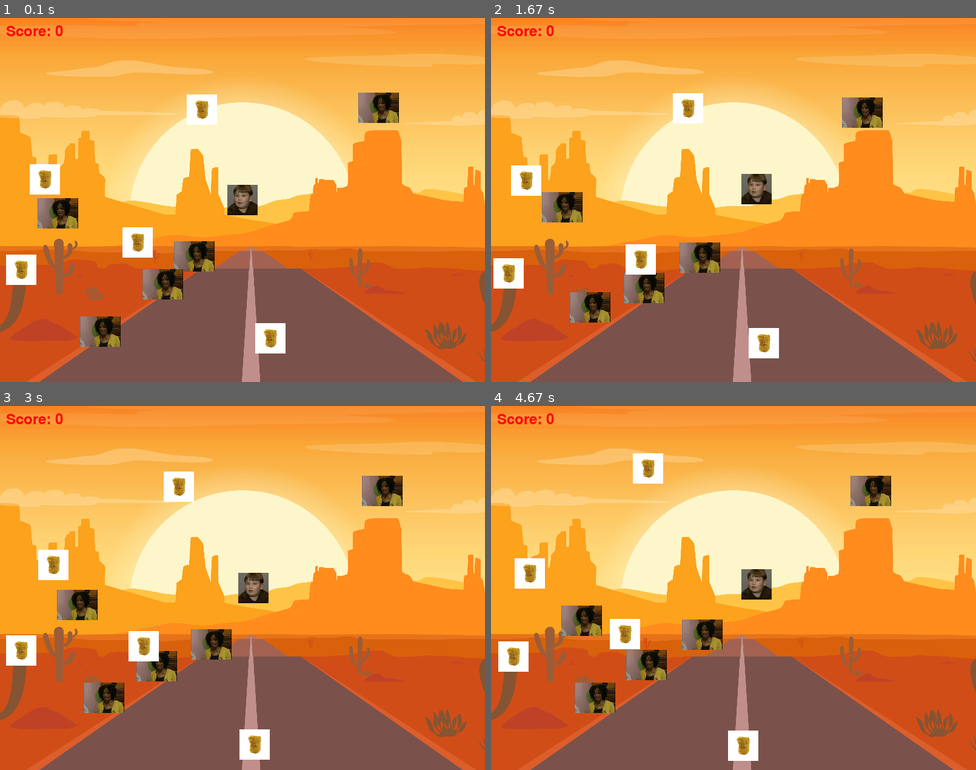
Above: before the commit, frames 1-4 (two rows, left to right).
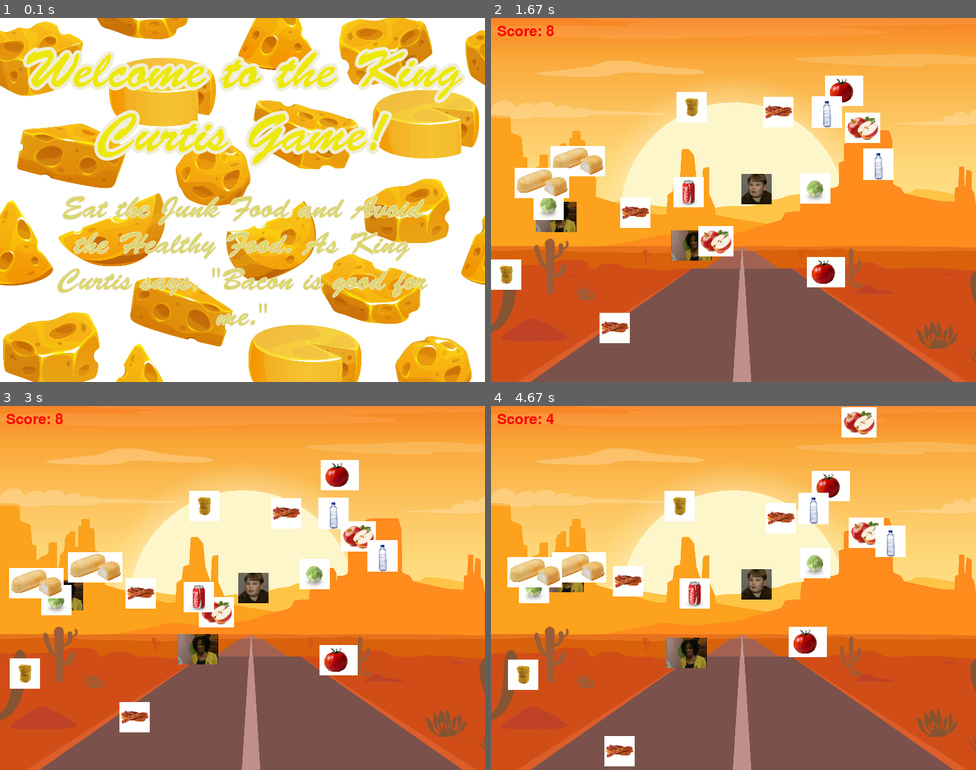
Above: after the commit, the same moments.

Repository: tessathompson0/PyGameAssignment
Game: pygame game, started from main.py
The game is run twice, just before and just after one commit, with the same random seed, the same clock (stepped at 60 frames per second) and the same inputs.
Inputs (mouse positions are in pixels of both pictures, inside the frame that each line leads up to):
- Up to frame 1 (0.1 s): no input
- Up to frame 2 (1.67 s): click (733, 200) at 0.38 s; hold D 0.67-1.13 s; hold W 1.17-1.47 s; hold D from 1.5 s (still down)
- Up to frame 3 (3 s): release D at 1.97 s; hold A 2-2.53 s; hold S 2.57-2.87 s; hold A from 2.9 s (still down)
- Up to frame 4 (4.67 s): release A at 3.3 s; hold W 3.33-3.7 s; hold D 3.73-4.37 s; hold S from 4.4 s (still down)

The runs differ from the first frame. In frame 1, 95% of the frame differs, in the area x 0-100%, y 0-100%; in frame 2, 13%; in frame 3, 15%; in frame 4, 15%.

Commit message:
added welcome message and win/lose message

Diff:
--- a/enemy.py
+++ b/enemy.py
@@ -1,11 +1,14 @@
 import pygame
 import random
+
+#mom from wife swap sprite
 class Enemy(pygame.sprite.Sprite):
     #load sprite
     def __init__(self):
         super().__init__()
         self.image = pygame.image.load("Enemy.png").convert_alpha()
         self.rect = self.image.get_rect()
+        #keep sprite in screen
         self.rect.x = random.randrange(800 - self.rect.width)
         self.rect.y = random.randrange(600 - self.rect.height)
         self.speed = 2
@@ -13,14 +16,17 @@
     def update(self):
         self.rect.x += random.choice([-1, 0, 1]) * self.speed
         self.rect.y += random.choice([-1, 0, 1]) * self.speed
+        #keep sprite in screen
         self.rect.x = max(0, min(800 - self.rect.width, self.rect.x))
         self.rect.y = max(0, min(600 - self.rect.height, self.rect.y))
+#chicken nugget sprite
 class goodEnemy(pygame.sprite.Sprite):
     def __init__(self):
         #load sprite
         super().__init__()
         self.image = pygame.image.load("ChickenNugget.png").convert_alpha()
         self.rect = self.image.get_rect()
+        #keep sprite in screen
         self.rect.x = random.randrange(800 - self.rect.width)
         self.rect.y = random.randrange(600 - self.rect.height)
         self.speed = 2
@@ -28,5 +34,132 @@
     def update(self):
         self.rect.x += random.choice([-1, 0, 1]) * self.speed
         self.rect.y += random.choice([-1, 0, 1]) * self.speed
+        #keep sprite in screen
         self.rect.x = max(0, min(800 - self.rect.width, self.rect.x))
         self.rect.y = max(0, min(600 - self.rect.height, self.rect.y))
+#Bacon Sprite
+class goodEnemy2(pygame.sprite.Sprite):
+    def __init__(self):
+        #load sprite
+        super().__init__()
+        self.image = pygame.image.load("Bacon.png").convert_alpha()
+        self.rect = self.image.get_rect()
+        #keep sprite in screen
+        self.rect.x = random.randrange(800 - self.rect.width)
+        self.rect.y = random.randrange(600 - self.rect.height)
+        self.speed = 2
+    #make sprite move randomly
+    def update(self):
+        self.rect.x += random.choice([-1, 0, 1]) * self.speed
+        self.rect.y += random.choice([-1, 0, 1]) * self.speed
+        #keep sprite in screen
+        self.rect.x = max(0, min(800 - self.rect.width, self.rect.x))
+        self.rect.y = max(0, min(600 - self.rect.height, self.rect.y))
+#Soda Sprite
+class goodEnemy3(pygame.sprite.Sprite):
+    def __init__(self):
+        #load sprite
+        super().__init__()
+        self.image = pygame.image.load("Soda.png").convert_alpha()
+        self.rect = self.image.get_rect()
+        #keep sprite in screen
+        self.rect.x = random.randrange(800 - self.rect.width)
+        self.rect.y = random.randrange(600 - self.rect.height)
+        self.speed = 2
+    #make sprite move randomly
+    def update(self):
+        self.rect.x += random.choice([-1, 0, 1]) * self.speed
+        self.rect.y += random.choice([-1, 0, 1]) * self.speed
+        #keep sprite in screen
+        self.rect.x = max(0, min(800 - self.rect.width, self.rect.x))
+        self.rect.y = max(0, min(600 - self.rect.height, self.rect.y))
+#twinkie sprite
+class goodEnemy4(pygame.sprite.Sprite):
+    def __init__(self):
+        #load sprite
+        super().__init__()
+        self.image = pygame.image.load("Twinkie.png").convert_alpha()
+        self.rect = self.image.get_rect()
+        #keep sprite in screen
+        self.rect.x = random.randrange(800 - self.rect.width)
+        self.rect.y = random.randrange(600 - self.rect.height)
+        self.speed = 2
+    #make sprite move randomly
+    def update(self):
+        self.rect.x += random.choice([-1, 0, 1]) * self.speed
+        self.rect.y += random.choice([-1, 0, 1]) * self.speed
+        #keep sprite in screen
+        self.rect.x = max(0, min(800 - self.rect.width, self.rect.x))
+        self.rect.y = max(0, min(600 - self.rect.height, self.rect.y))
+#Fruit sprite
+class Enemy2(pygame.sprite.Sprite):
+    def __init__(self):
+        #load sprite
+        super().__init__()
+        self.image = pygame.image.load("Fruit.png").convert_alpha()
+        self.rect = self.image.get_rect()
+        #keep sprite in screen
+        self.rect.x = random.randrange(800 - self.rect.width)
+        self.rect.y = random.randrange(600 - self.rect.height)
+        self.speed = 2
+    #make sprite move randomly
+    def update(self):
+        self.rect.x += random.choice([-1, 0, 1]) * self.speed
+        self.rect.y += random.choice([-1, 0, 1]) * self.speed
+        #keep sprite in screen
+        self.rect.x = max(0, min(800 - self.rect.width, self.rect.x))
+        self.rect.y = max(0, min(600 - self.rect.height, self.rect.y))
+#Lettuce sprite
+class Enemy3(pygame.sprite.Sprite):
+    def __init__(self):
+        #load sprite
+        super().__init__()
+        self.image = pygame.image.load("Lettuce.png").convert_alpha()
+        self.rect = self.image.get_rect()
+        #keep sprite in screen
+        self.rect.x = random.randrange(800 - self.rect.width)
+        self.rect.y = random.randrange(600 - self.rect.height)
+        self.speed = 2
+    #make sprite move randomly
+    def update(self):
+        self.rect.x += random.choice([-1, 0, 1]) * self.speed
+        self.rect.y += random.choice([-1, 0, 1]) * self.speed
+        #keep sprite in screen
+        self.rect.x = max(0, min(800 - self.rect.width, self.rect.x))
+        self.rect.y = max(0, min(600 - self.rect.height, self.rect.y))
+#tomato sprite
+class Enemy4(pygame.sprite.Sprite):
+    def __init__(self):
+        #load sprite
+        super().__init__()
+        self.image = pygame.image.load("Tomato.png").convert_alpha()
+        self.rect = self.image.get_rect()
+        #keep sprite in screen
+        self.rect.x = random.randrange(800 - self.rect.width)
+        self.rect.y = random.randrange(600 - self.rect.height)
+        self.speed = 2
+    #make sprite move randomly
+    def update(self):
+        self.rect.x += random.choice([-1, 0, 1]) * self.speed
+        self.rect.y += random.choice([-1, 0, 1]) * self.speed
+        #keep sprite in screen
+        self.rect.x = max(0, min(800 - self.rect.width, self.rect.x))
+        self.rect.y = max(0, min(600 - self.rect.height, self.rect.y))
+#water sprite
+class Enemy5(pygame.sprite.Sprite):
+    def __init__(self):
+        #load sprite
+        super().__init__()
+        self.image = pygame.image.load("Water.png").convert_alpha()
+        self.rect = self.image.get_rect()
+        #keep sprite in screen
+        self.rect.x = random.randrange(800 - self.rect.width)
+        self.rect.y = random.randrange(600 - self.rect.height)
+        self.speed = 2
+    #make sprite move randomly
+    def update(self):
+        self.rect.x += random.choice([-1, 0, 1]) * self.speed
+        self.rect.y += random.choice([-1, 0, 1]) * self.speed
+        #keep sprite in screen
+        self.rect.x = max(0, min(800 - self.rect.width, self.rect.x))
+        self.rect.y = max(0, min(600 - self.rect.height, self.rect.y))
--- a/main.py
+++ b/main.py
@@ -2,10 +2,18 @@
 #10.18.23
 #King Curtis Game
 
+#import stuff
 import pygame
 from player import Player
 from enemy import Enemy
 from enemy import goodEnemy
+from enemy import Enemy2
+from enemy import Enemy3
+from enemy import Enemy4
+from enemy import Enemy5
+from enemy import goodEnemy2
+from enemy import goodEnemy3
+from enemy import goodEnemy4
 
 pygame.init()
 
@@ -21,26 +29,71 @@
 #make sprite groups
 all_sprites = pygame.sprite.Group()
 enemies = pygame.sprite.Group()
+enemies2 = pygame.sprite.Group()
+enemies3 = pygame.sprite.Group()
+enemies4 = pygame.sprite.Group()
+enemies5 = pygame.sprite.Group()
 goodEnemies = pygame.sprite.Group()
+goodEnemies2 = pygame.sprite.Group()
+goodEnemies3 = pygame.sprite.Group()
+goodEnemies4 = pygame.sprite.Group()
 
 player = Player()
 all_sprites.add(player)
 
-#add multiple enemies
-for i in range(5):
+#spawn sprites
+for i in range(2):
     enemy = Enemy()
     all_sprites.add(enemy)
     enemies.add(enemy)
-for i in range(5):
+for i in range(2):
     goodenemy = goodEnemy()
     all_sprites.add(goodenemy)
     goodEnemies.add(goodenemy)
+for i in range(2):
+    enemy2 = Enemy2()
+    all_sprites.add(enemy2)
+    enemies2.add(enemy2)
+for i in range(2):
+    enemy3 = Enemy3()
+    all_sprites.add(enemy3)
+    enemies3.add(enemy3)
+for i in range(2):
+    enemy4 = Enemy4()
+    all_sprites.add(enemy4)
+    enemies4.add(enemy4)
+for i in range(2):
+    enemy5 = Enemy5()
+    all_sprites.add(enemy5)
+    enemies5.add(enemy5)
+for i in range(2):
+    goodenemy2 = goodEnemy2()
+    all_sprites.add(goodenemy2)
+    goodEnemies2.add(goodenemy2)
+for i in range(2):
+    goodenemy3 = goodEnemy3()
+    all_sprites.add(goodenemy3)
+    goodEnemies2.add(goodenemy3)
+for i in range(2):
+    goodenemy4 = goodEnemy4()
+    all_sprites.add(goodenemy4)
+    goodEnemies4.add(goodenemy4)
 
 #start a score system
 score = 0
 
 #make background a png image
 background = pygame.image.load("Background.png").convert()
+#make background if you win
+youWin = pygame.image.load("YouWin.png").convert()
+#make background if you lose
+youLose = pygame.image.load("YouLose.png").convert()
+#make welcome message load
+welcomeMessage = pygame.image.load("WelcomeMessage.png").convert()
+
+#game start/end variables
+game_started = False
+game_over = False
 
 #keep running until x button is pushed
 running = True
@@ -49,29 +102,125 @@
         #if person presses x
         if event.type == pygame.QUIT:
             running = False
-    #make background appear
-    screen.blit(background, (0,0))
-    all_sprites.update()
-    hits = pygame.sprite.spritecollide(player, enemies, True)
-    #gain and lose points with enemies
-    for enemy in hits:
-        score -= 1
-        new_enemy = Enemy()
-        all_sprites.add(new_enemy)
-        enemies.add(new_enemy)
-    hits2 = pygame.sprite.spritecollide(player, goodEnemies, True)
-    for goodenemy in hits2:
-        score += 1
-        new_goodEnemy = goodEnemy()
-        all_sprites.add(new_goodEnemy)
-        enemies.add(new_goodEnemy)
-    #make sprites show up on screen
-    all_sprites.draw(screen)
-    #show points scored
-    font = pygame.font.Font(None, 36)
-    score_text = font.render("Score: {}".format(score),True,(255, 0, 0))
-    screen.blit(score_text, (10, 10))
+        #starts game if background is pressed
+        elif event.type == pygame.MOUSEBUTTONDOWN and not game_started:
+            game_started = True
+        #welcome message stays until button is clicked
+    if not game_started:
+        screen.blit(welcomeMessage, (0,0))
+    else:
+        #make background appear
+        screen.blit(background, (0,0))
+        all_sprites.update()
+        #collision between player and wife swap mom (-10 points)
+        hits = pygame.sprite.spritecollide(player, enemies, True)
+        #collision between player and chicken nugget (+10 points)
+        hits2 = pygame.sprite.spritecollide(player, goodEnemies, True)
+        #collision between player and fruit (-4 points)
+        hits3 = pygame.sprite.spritecollide(player, enemies2, True)
+        #collision between player and Lettuce (-8 points)
+        hits4 = pygame.sprite.spritecollide(player, enemies3, True)
+        #collision between player and Tomato (-2 points)
+        hits5 = pygame.sprite.spritecollide(player, enemies4, True)
+        #collision between player and water (-1 point)
+        hits6 = pygame.sprite.spritecollide(player, enemies5, True)
+        #collision between player and bacon (+8 points)
+        hits7 = pygame.sprite.spritecollide(player, goodEnemies2, True)
+        #collision between player and soda (+2 points)
+        hits8 = pygame.sprite.spritecollide(player, goodEnemies3, True)
+        #collision between player and twinkies (+4 points)
+        hits9 = pygame.sprite.spritecollide(player, goodEnemies4, True)
+        #collision 1 (with wife swap mom)
+        for enemy in hits:
+            #change score
+            score = score - 10
+            #add new enemy to replace old enemy
+            new_enemy = Enemy()
+            all_sprites.add(new_enemy)
+            enemies.add(new_enemy)
+        #collision 2 (with chicken nugget)
+        for goodenemy in hits2:
+            #change
+            score = score + 10
+            new_goodEnemy = goodEnemy()
+            all_sprites.add(new_goodEnemy)
+            goodEnemies.add(new_goodEnemy)
+        #collision 3 (with fruit)
+        for enemy2 in hits3:
+            #change score
+            score = score - 4
+            #add new enemy to replace old enemy
+            new_enemy2 = Enemy2()
+            all_sprites.add(new_enemy2)
+            enemies2.add(new_enemy2)
+        #collision 4 (with Lettuce)
+        for enemy3 in hits4:
+            #change score
+            score = score - 8
+            #add new enemy to replace old enemy
+            new_enemy3 = Enemy3()
+            all_sprites.add(new_enemy3)
+            enemies3.add(new_enemy3)
+        #collision 5 (with Tomato)
+        for enemy4 in hits5:
+            #change score
+            score = score - 2
+            #add new enemy to replace old enemy
+            new_enemy4 = Enemy4()
+            all_sprites.add(new_enemy4)
+            enemies4.add(new_enemy4)
+        #collision 6 (with Water)
+        for enemy5 in hits6:
+            #change score
+            score = score - 2
+            #add new enemy to replace old enemy
+            new_enemy5 = Enemy5()
+            all_sprites.add(new_enemy5)
+            enemies5.add(new_enemy5)
+        #collision 7 (with bacon)
+        for goodenemy2 in hits7:
+            #change score
+            score = score + 8
+            #add new enemy to replace old enemy
+            new_goodEnemy2 = goodEnemy2()
+            all_sprites.add(new_goodEnemy2)
+            goodEnemies2.add(new_goodEnemy2)
+        #collision 8 (with soda)
+        for goodenemy3 in hits8:
+            #change score
+            score = score + 2
+            #add new enemy to replace old enemy
+            new_goodEnemy3 = goodEnemy3()
+            all_sprites.add(new_goodEnemy3)
+            goodEnemies3.add(new_goodEnemy3)
+        #collision 8 (with Twinkies)
+        for goodenemy4 in hits9:
+        #change score
+            score = score + 4
+            #add new enemy to replace old enemy
+            new_goodEnemy4 = goodEnemy4()
+            all_sprites.add(new_goodEnemy4)
+            goodEnemies4.add(new_goodEnemy4)
+
+        #make sprites show up on screen
+        all_sprites.draw(screen)
+        #end game if you get 100 or more points (you win)
+        if score >= 100:
+            game_over = True
+            screen.blit(youWin, (0,0))
+        #end game if you get -50 points or less (you lose)
+        if score <= -50:
+            game_over = True
+            screen.blit(youLose, (0,0))
+        #show points scored
+        font = pygame.font.Font(None, 36)
+        score_text = font.render("Score: {}".format(score),True,(255, 0, 0))
+        screen.blit(score_text, (10, 10))
 
     pygame.display.flip()
+    #exit when game is over (wait 5 seconds to show message)
+    if game_over:
+        pygame.time.delay(5000)
+        running = False
 
 pygame.quit()
